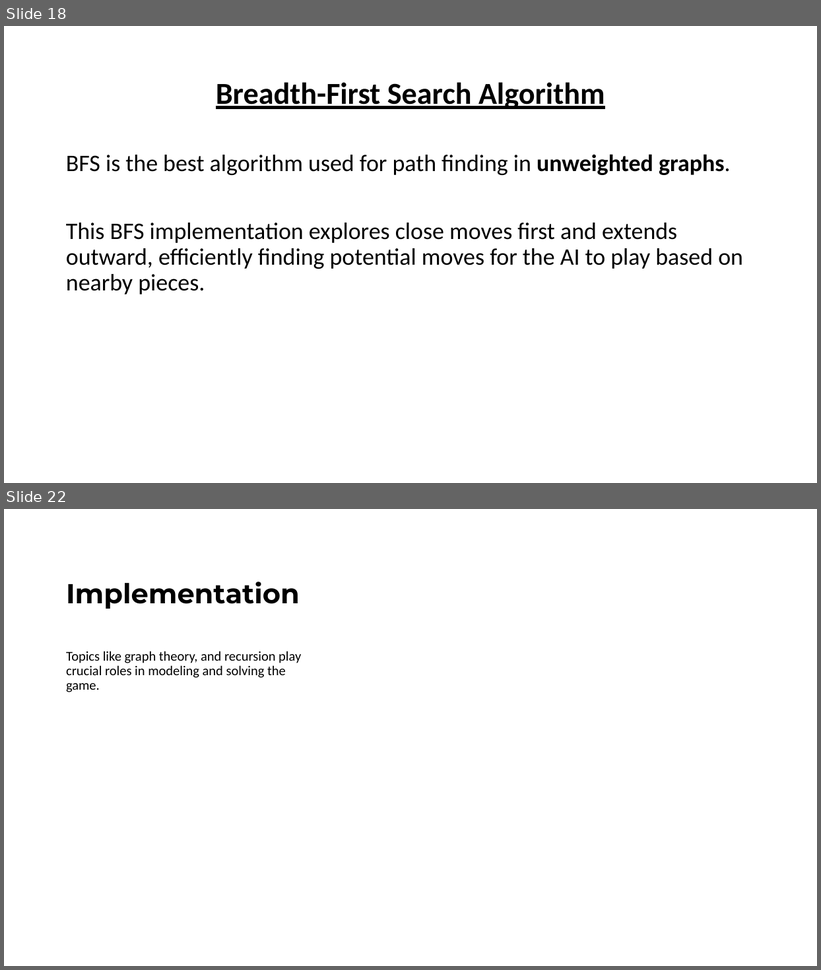
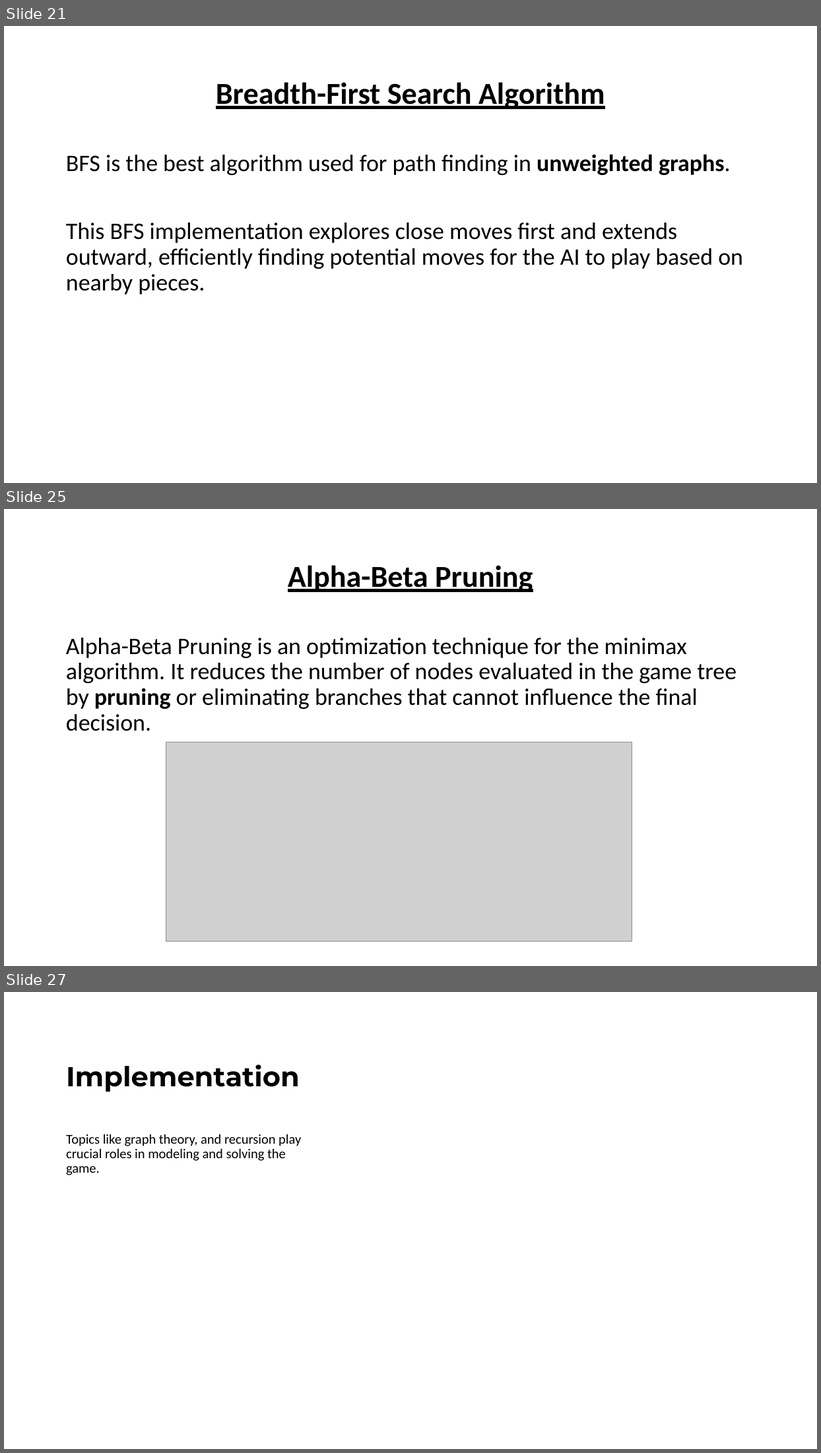
Before and after one commit to ibmbt/group5_graphtheory, a slide deck: group5_graphtheory.pptx. Shown one above the other, each under a label of ours: slides 18 and 22 before the commit, slides 21, 25 and 27 after it; the slides between them are not shown. The pictures are 821x970 and 821x1453 pixels, drawn with LibreOffice and Linux fonts; fonts in the diff are those of the drawing; grey boxes stand for pictures. Boxes give left, top, right and bottom in pixels: in the first picture for what was removed or moved away, otherwise in the second. Text is boxed around its words. In the diff, an @@ line names an element or a change of style, - is before the commit and + after.

Commit message:
Added Slides and Updated Files
Shifted some slides back. Didn't cut anything.. Updated sildes_content file and added new pdf and an image

```diff
--- a/group5_graphtheory.pptx
+++ b/group5_graphtheory.pptx
@@ slide 25 added at (4, 509, 817, 966), background #FFFFFF @@
@@ title added at (288, 565, 533, 592), 36 pt, text #000000, bold, underline @@
+Alpha-Beta Pruning
@@ text added at (66, 638, 737, 731), 28 pt, text #000000 @@
+Alpha-Beta Pruning is an optimization technique for the minimax algorithm. It reduces the number of nodes evaluated in the game tree by pruning or eliminating branches that cannot influence the final decision.
@@ picture added at (166, 742, 632, 941) @@
@@ what was slide 18 is now slide 21 @@
@@ what was slide 22 is now slide 27 @@
```
Also in this commit, not shown: 4 other slides added, 4 other files.
